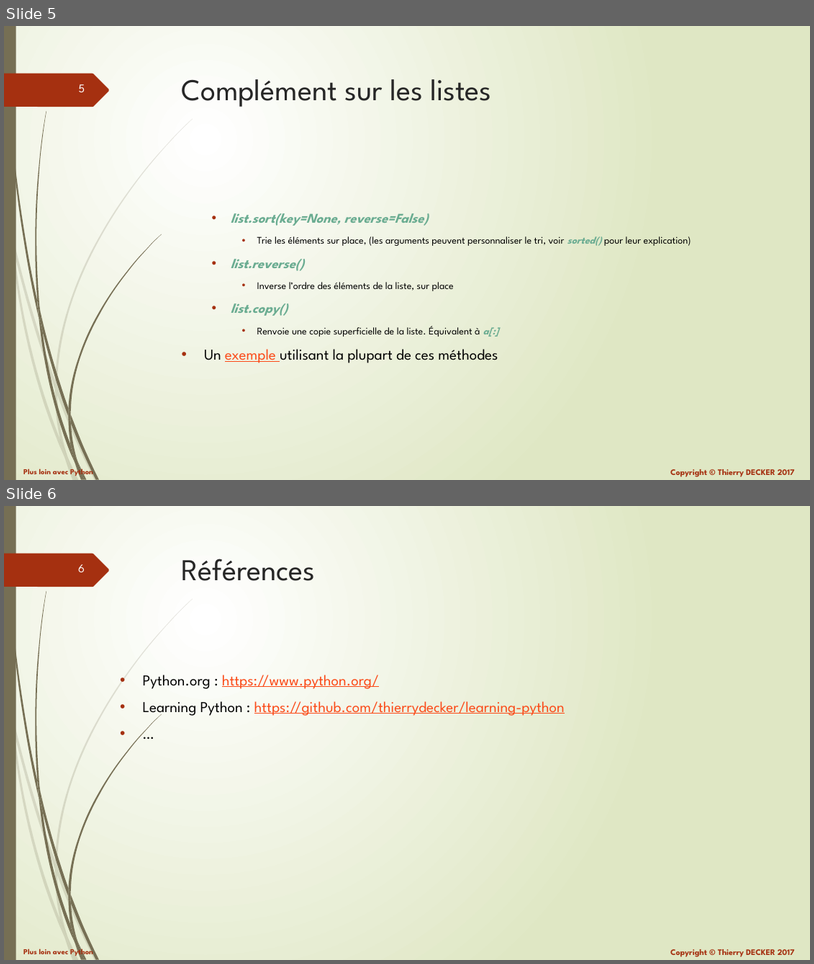
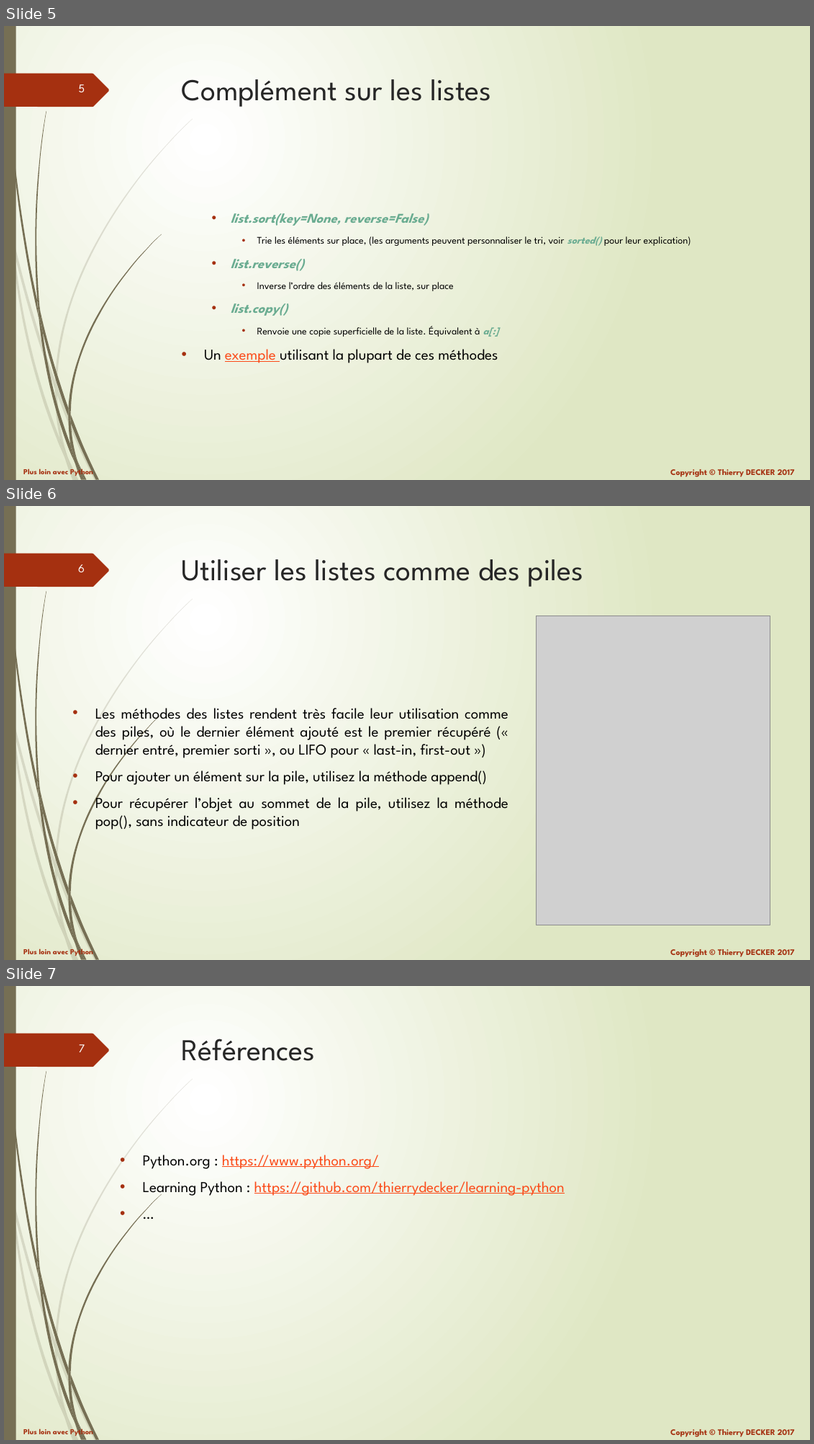
Before and after one commit to VikmanTheRacoon/learning-python, a slide deck: documentations/python-102.pptx. Shown one above the other, each under a label of ours: slides 5 and 6 before the commit, slides 5, 6 and 7 after it. The pictures are 814x964 and 814x1444 pixels, drawn with LibreOffice and Linux fonts; fonts in the diff are those of the drawing; grey boxes stand for pictures. Boxes give left, top, right and bottom in pixels: in the first picture for what was removed or moved away, otherwise in the second. Text is boxed around its words. In the diff, an @@ line names an element or a change of style, - is before the commit and + after.

Commit message:
Updated documentations

```diff
--- a/documentations/python-102.pptx
+++ b/documentations/python-102.pptx
@@ slide 6 added at box(4, 506, 810, 960), background gradient #FFFFFF to #DFE8C4; not listed: 27 template elements that a slide beside it also shows @@
@@ title added at box(182, 559, 584, 587), 36 pt, text #262626 @@
+Utiliser les listes comme des piles
@@ picture added at box(536, 615, 771, 924) @@
@@ text added at box(95, 708, 509, 829), 18 pt, text #000000 @@
+• Les méthodes des listes rendent très facile leur utilisation comme des piles, où le dernier élément ajouté est le premier récupéré (« dernier entré, premier sorti », ou LIFO pour « last-in, first-out »)
+• Pour ajouter un élément sur la pile, utilisez la méthode append()
+• Pour récupérer l’objet au sommet de la pile, utilisez la méthode pop(), sans indicateur de position
@@ what was slide 6 is now slide 7 @@
@@ page number at box(79, 1044, 85, 1052): text changed @@
-6
+7
```
